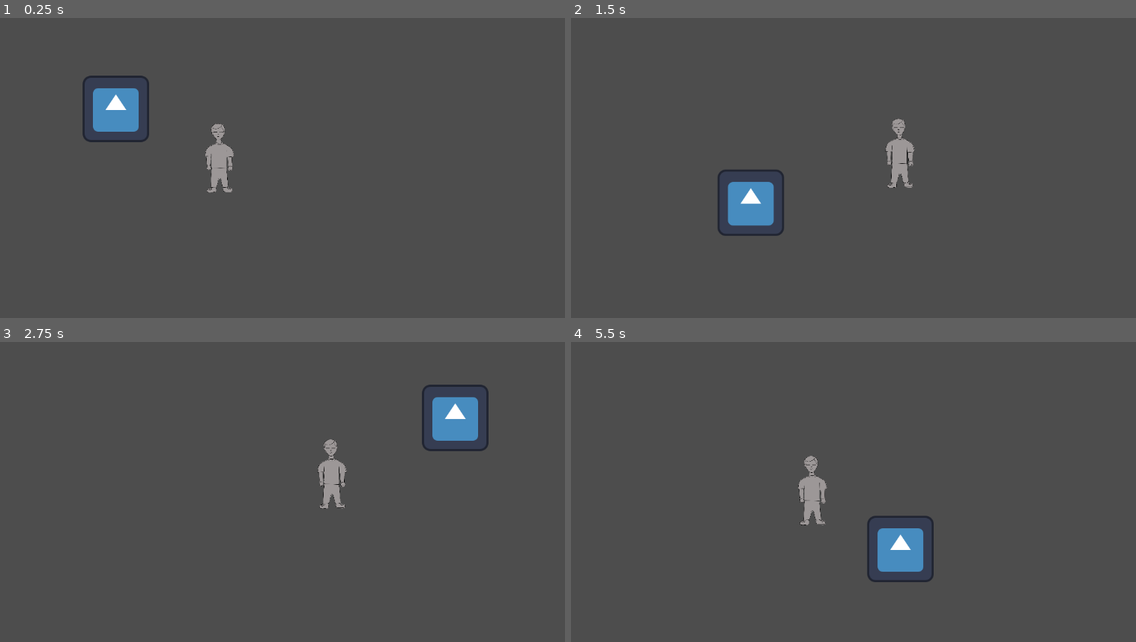
Above: before the commit, frames 1-4 (two rows, left to right).
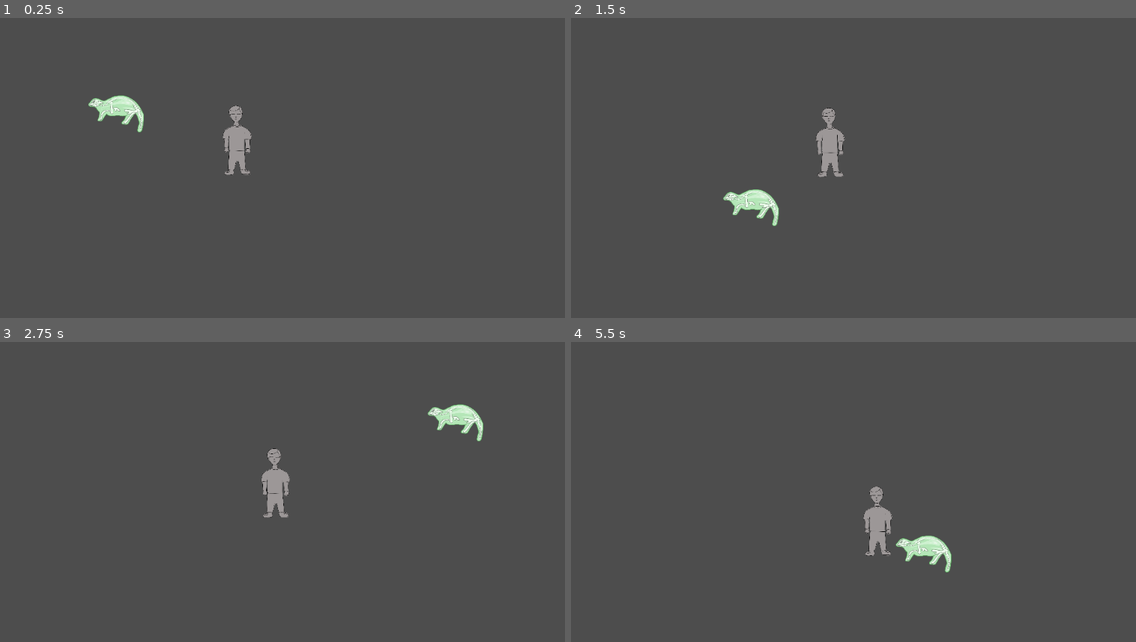
Above: after the commit, the same moments.

Repository: NickyZemenski/turtpocalypse
Game: Godot game, scene res://scene/MainGame.tscn
The game is run twice, just before and just after one commit, with the same random seed, the same clock (stepped at 60 frames per second) and the same inputs. This scene is started directly instead of the project's main scene. The engine's default icon, where the game draws it, is replaced by a stand-in: a white triangle on a blue panel in a dark square.
Inputs (mouse positions are in pixels of both pictures, inside the frame that each line leads up to):
- Up to frame 1 (0.25 s): no input
- Up to frame 2 (1.5 s): move the mouse to (1000, 150) at 0.52 s; hold D (moveRight) 0.53-1.28 s; click (1000, 150) at 0.6 s; move the mouse to (751, 186) at 1.27 s; hold S (moveDown) from 1.28 s (still down); click (751, 186) at 1.35 s
- Up to frame 3 (2.75 s): move the mouse to (361, 417) at 2.02 s; release S (moveDown) at 2.03 s; hold D (moveRight) from 2.03 s (still down); click (361, 417) at 2.1 s
- Up to frame 4 (5.5 s): move the mouse to (842, 558) at 2.77 s; release D (moveRight) at 2.78 s; hold W (moveUp) 2.78-3.53 s; click (842, 558) at 2.85 s; move the mouse to (1051, 543) at 3.52 s; hold A (moveLeft) 3.53-5.03 s; click (1051, 543) at 3.6 s; move the mouse to (689, 441) at 4.27 s; click (689, 441) at 4.35 s; move the mouse to (898, 492) at 5.02 s; hold S (moveDown) from 5.03 s (still down); click (898, 492) at 5.1 s

The runs differ from the first frame. In frame 1, 2.8% of the frame differs, in the area x 14-45%, y 19-59%; in frame 2, 2.9%; in frame 3, 2.9%; in frame 4, 3.0%, in the area x 40-68%, y 37-81%.

Commit message:
enemy shape added plus movement

Diff:
--- a/scene/Enemy.tscn
+++ b/scene/Enemy.tscn
@@ -1,9 +1,15 @@
-[gd_scene format=3 uid="uid://cxosrh6s16pbv"]
+[gd_scene format=3 uid="uid://6k8fub26024l"]
 
 [ext_resource type="Texture2D" uid="uid://cyfya1d4v7bxh" path="res://assets/character.png" id="1_h08p8"]
 
-[node name="Enemy" type="Node2D" unique_id=1089627467]
+[sub_resource type="CircleShape2D" id="CircleShape2D_uramm"]
+
+[node name="Enemy" type="CharacterBody2D" unique_id=447794542]
 
 [node name="Character" type="Sprite2D" parent="." unique_id=412031805]
 scale = Vector2(0.15, 0.15)
 texture = ExtResource("1_h08p8")
+
+[node name="CollisionShape2D" type="CollisionShape2D" parent="." unique_id=747395531]
+scale = Vector2(2.6800003, 7.1599994)
+shape = SubResource("CircleShape2D_uramm")
--- a/scene/MainGame.tscn
+++ b/scene/MainGame.tscn
@@ -2,8 +2,8 @@
 
 [ext_resource type="Script" uid="uid://chy0j0g5fo2nc" path="res://scripts/test.gd" id="1_6fdoo"]
 [ext_resource type="PackedScene" uid="uid://cqdolshtolq40" path="res://scene/Player.tscn" id="1_ud66n"]
-[ext_resource type="PackedScene" uid="uid://cxosrh6s16pbv" path="res://scene/enemy.tscn" id="2_6fdoo"]
 [ext_resource type="Script" uid="uid://byuk0at003lek" path="res://scripts/enemy.gd" id="3_2gnev"]
+[ext_resource type="PackedScene" uid="uid://6k8fub26024l" path="res://scene/Enemy.tscn" id="3_ud66n"]
 
 [node name="MainGame" type="Node2D" unique_id=1867307061]
 script = ExtResource("1_6fdoo")
@@ -11,6 +11,6 @@
 [node name="Player" parent="." unique_id=46295907 instance=ExtResource("1_ud66n")]
 position = Vector2(223, 210)
 
-[node name="Enemy" parent="." unique_id=1089627467 instance=ExtResource("2_6fdoo")]
-position = Vector2(480, 333)
+[node name="Enemy" parent="." unique_id=447794542 instance=ExtResource("3_ud66n")]
+position = Vector2(493, 281)
 script = ExtResource("3_2gnev")
--- a/scene/Player.tscn
+++ b/scene/Player.tscn
@@ -1,13 +1,13 @@
 [gd_scene format=3 uid="uid://cqdolshtolq40"]
 
 [ext_resource type="Script" uid="uid://x6ia8h670nsp" path="res://scripts/playerMovement.gd" id="1_62i1b"]
-[ext_resource type="Texture2D" uid="uid://duoe8tyklhvnc" path="res://icon.svg" id="2_y30ri"]
+[ext_resource type="Texture2D" uid="uid://c1p5wgci5nmuh" path="res://assets/enemy_slime.png" id="2_62i1b"]
 
 [sub_resource type="SpriteFrames" id="SpriteFrames_3x35j"]
 animations = [{
 "frames": [{
 "duration": 1.0,
-"texture": ExtResource("2_y30ri")
+"texture": ExtResource("2_62i1b")
 }],
 "loop": true,
 "name": &"Idle",
@@ -21,6 +21,7 @@
 script = ExtResource("1_62i1b")
 
 [node name="mainCharacter" type="AnimatedSprite2D" parent="." unique_id=886010852]
+scale = Vector2(0.25, 0.25)
 sprite_frames = SubResource("SpriteFrames_3x35j")
 animation = &"Idle"
 
--- a/scripts/enemy.gd
+++ b/scripts/enemy.gd
@@ -2,7 +2,9 @@
 
 @onready var hero =$"../Player"
 
-var speed :float = 1
+var speed :float = 150
+
+var launchSpeed :float = 415
 # Called when the node enters the scene tree for the first time.
 func _ready() -> void:
 	pass # Replace with function body.
@@ -14,7 +16,16 @@
 
 func _MoveTowards(target,delta)->void:
 	if (position != target.position):
+		var direction: Vector2 = global_position.direction_to(target.global_position)
+		global_position += direction * speed * delta
+
+
+
+
+func _MoveTowardsTwo(target,delta)->void:
+	if (position != target.position):
 		position = position.lerp(target.position, speed* delta)
-#func _MoveTowards(target,delta)->void:
+
+func _MoveTowardsThree(target,delta)->void:
 	#if (position != target.position):
-	#	position = position.lerp(target.position, speed* delta)
+	pass
Binary file added: assets/enemy_slime.png
Not shown, added: assets/enemy_slime.png.import
